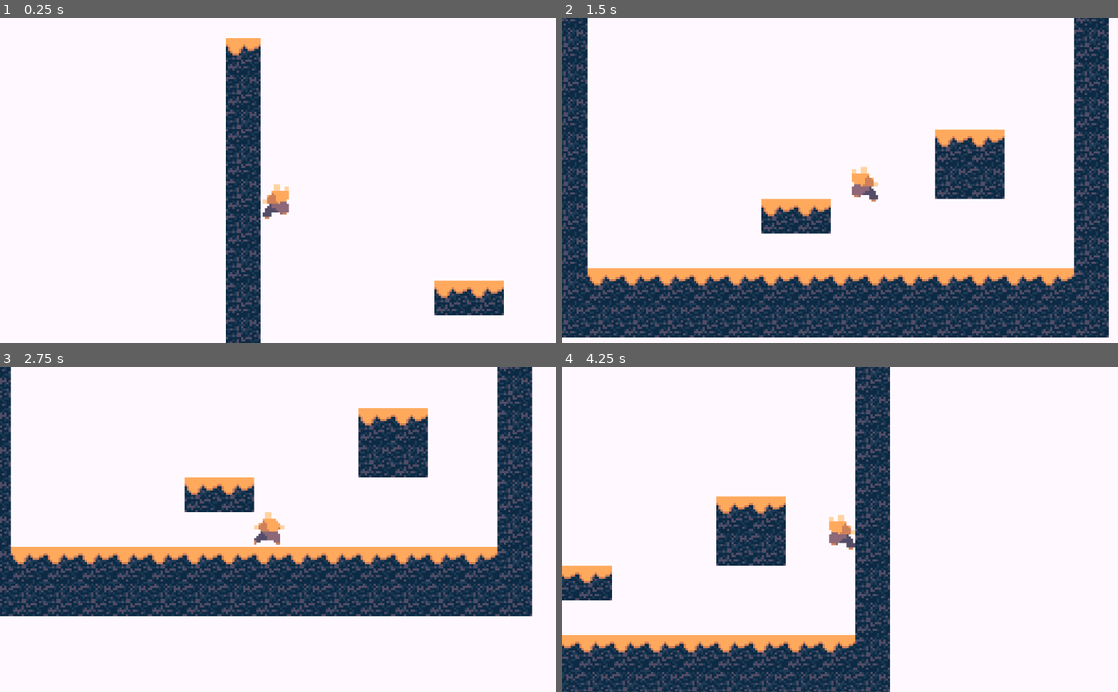
Above: before the commit, frames 1-4 (two rows, left to right).
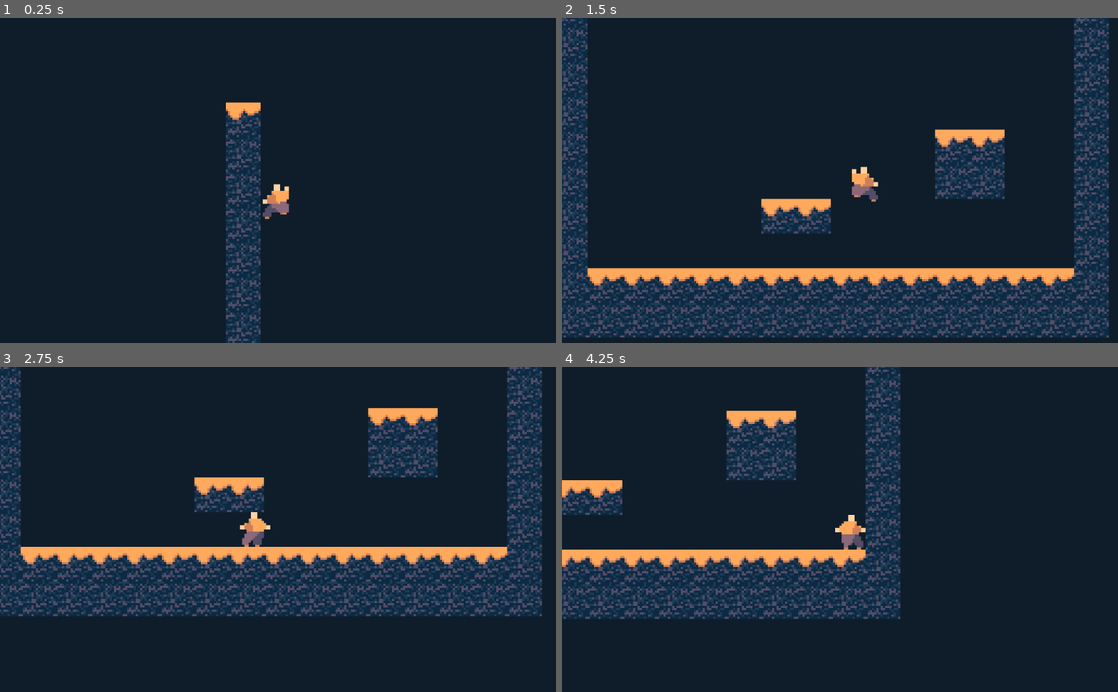
Above: after the commit, the same moments.

Repository: FalafelBeingOrg/test1
Game: Godot game, scene res://World.tscn
Two runs of this game, one before a commit and one after it. Both use one fixed random seed, a clock stepped at 60 frames per second and the inputs below.
Inputs:
- Up to frame 1 (0.25 s): no input
- Up to frame 2 (1.5 s): hold D (move_right) from 0.53 s (still down); tap Space (jump) at 0.77 s
- Up to frame 3 (2.75 s): tap Space (jump) at 1.52 s; release D (move_right) at 2.03 s; hold A (move_left) from 2.03 s (still down)
- Up to frame 4 (4.25 s): release A (move_left) at 2.78 s; hold D (move_right) from 2.78 s (still down); tap Space (jump) at 3.02, 3.77 s

The runs differ from the first frame. In frame 1, 97% of the frame differs, in the area x 0-100%, y 0-100%; in frame 2, 67%; in frame 3, 83%; in frame 4, 97%.

Commit message:
fixed headbanging and changed background color

Diff:
--- a/Test1Code/Player.gd
+++ b/Test1Code/Player.gd
@@ -23,6 +23,9 @@
 	move_and_slide(Vector2(move_dir * MOVE_SPEED, y_velo), Vector2(0, -1))
 
 	var grounded = is_on_floor()
+
+	if is_on_ceiling():
+		y_velo = 0
 
 	y_velo += GRAVITY
 	if grounded and Input.is_action_just_pressed("jump"):
--- a/Test1Code/Player.tscn
+++ b/Test1Code/Player.tscn
@@ -7,7 +7,7 @@
 [ext_resource path="res://Player02Jump_Up.png" type="Texture" id=5]
 
 [sub_resource type="RectangleShape2D" id=1]
-extents = Vector2( 7, 8 )
+extents = Vector2( 7, 7.5 )
 
 [sub_resource type="Animation" id=4]
 resource_name = "Idle"
@@ -129,6 +129,7 @@
 script = ExtResource( 2 )
 
 [node name="CollisionShape2D" type="CollisionShape2D" parent="."]
+position = Vector2( 0, 0.5 )
 shape = SubResource( 1 )
 
 [node name="AnimationPlayer" type="AnimationPlayer" parent="."]
--- a/Test1Code/World.tscn
+++ b/Test1Code/World.tscn
@@ -13,7 +13,7 @@
 tile_data = PoolIntArray( -65536, 0, 0, -65521, 0, 0, 0, 1, 0, 15, 1, 0, 65536, 1, 0, 65551, 1, 0, 131072, 1, 0, 131087 …(680 unchanged characters)…
 
 [node name="Player" parent="." instance=ExtResource( 2 )]
-position = Vector2( 96, 151 )
+position = Vector2( 96, 32 )
 
 [node name="Camera2D" type="Camera2D" parent="Player"]
 scale = Vector2( 0.25, 0.25 )
--- a/Test1Code/backgrounds/background.tscn
+++ /dev/null
@@ -1,13 +0,0 @@
-[gd_scene load_steps=2 format=2]
-
-[ext_resource path="res://undefined - Imgur (1).png" type="Texture" id=1]
-
-[node name="Background" type="Node2D"]
-
-[node name="ParallaxBackground" type="ParallaxBackground" parent="."]
-
-[node name="ParallaxLayer" type="ParallaxLayer" parent="ParallaxBackground"]
-motion_mirroring = Vector2( 64, 0 )
-
-[node name="Sprite" type="Sprite" parent="ParallaxBackground/ParallaxLayer"]
-texture = ExtResource( 1 )
--- a/Test1Code/project.godot
+++ b/Test1Code/project.godot
@@ -50,5 +50,5 @@
 
 [rendering]
 
-environment/default_clear_color=Color( 1, 0.980392, 1, 1 )
+environment/default_clear_color=Color( 0.0627451, 0.117647, 0.168627, 1 )
 environment/default_environment="res://default_env.tres"
